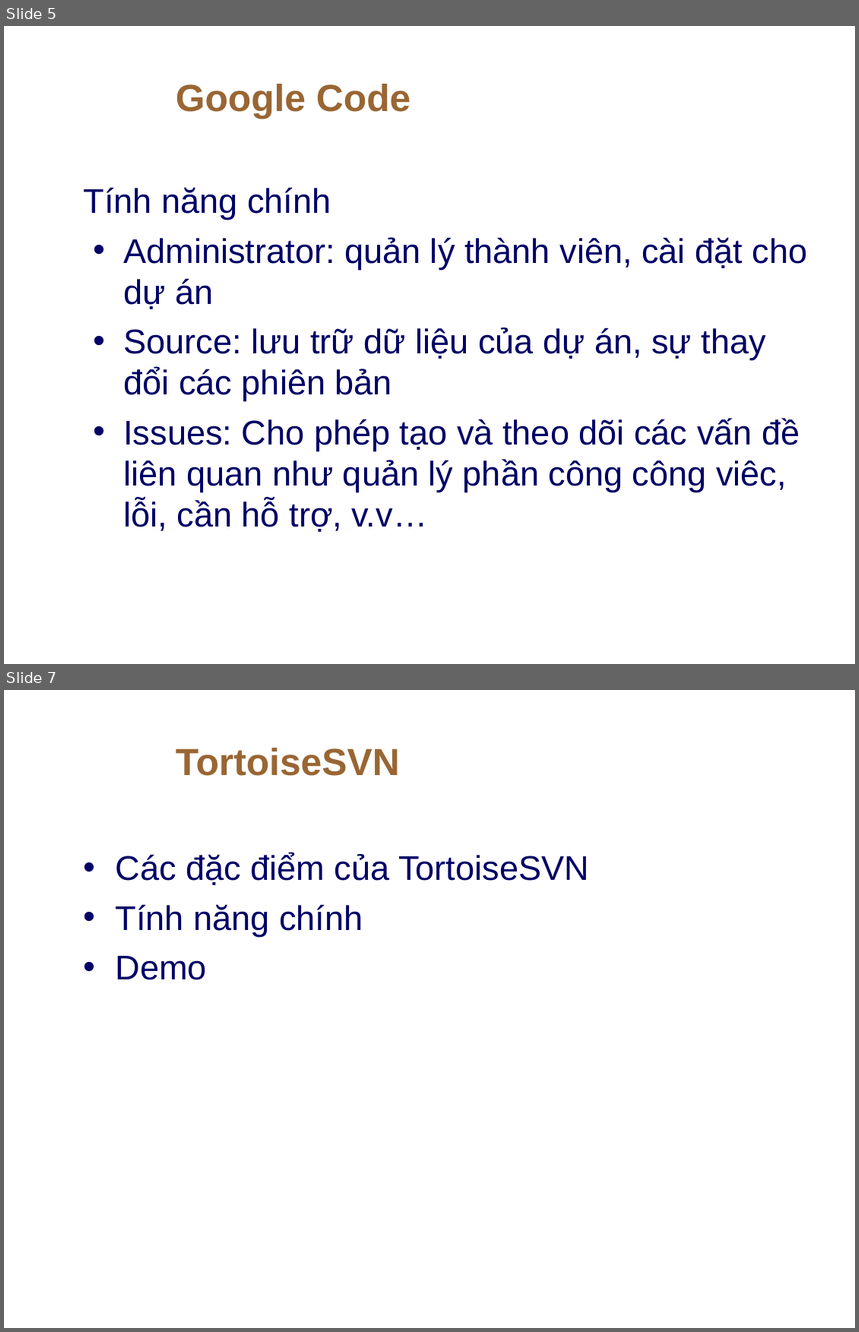
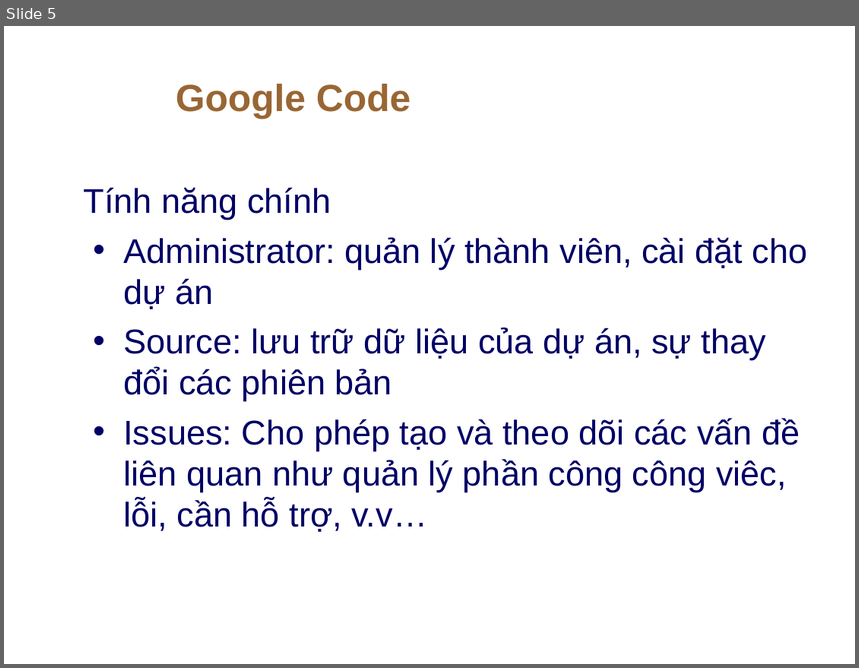
Before and after one commit to thanhphi0127/manager-configuration, a slide deck: doc/baitapso1/NHOM5_BAOCAO_BT1.ppt. Shown one above the other, each under a label of ours: slides 5 and 7 before the commit, slide 5 after it; the slides between them are not shown. The pictures are 859x1332 and 859x668 pixels, drawn with LibreOffice and Linux fonts; fonts in the diff are those of the drawing; background and template pictures are left out. Boxes give left, top, right and bottom in pixels: in the first picture for what was removed or moved away, otherwise in the second. Text is boxed around its words. In the diff, an @@ line names an element or a change of style, - is before the commit and + after.

Commit message:
Thêm slide TortoiseSVN cập nhật lại tính năng Revert

```diff
--- a/doc/baitapso1/NHOM5_BAOCAO_BT1.ppt
+++ b/doc/baitapso1/NHOM5_BAOCAO_BT1.ppt
@@ slide 7 removed at (x1=4, y1=690, x2=855, y2=1328), background picture (left out) @@
@@ title removed at (x1=176, y1=748, x2=400, y2=776) @@
-TortoiseSVN
@@ text removed at (x1=116, y1=853, x2=589, y2=980) @@
-• Các đặc điểm của TortoiseSVN
-• Tính năng chính
-• Demo
```
Also in this commit, not shown: 1 slide changed, 9 slides added, 1 other slide removed, 1 other file.
